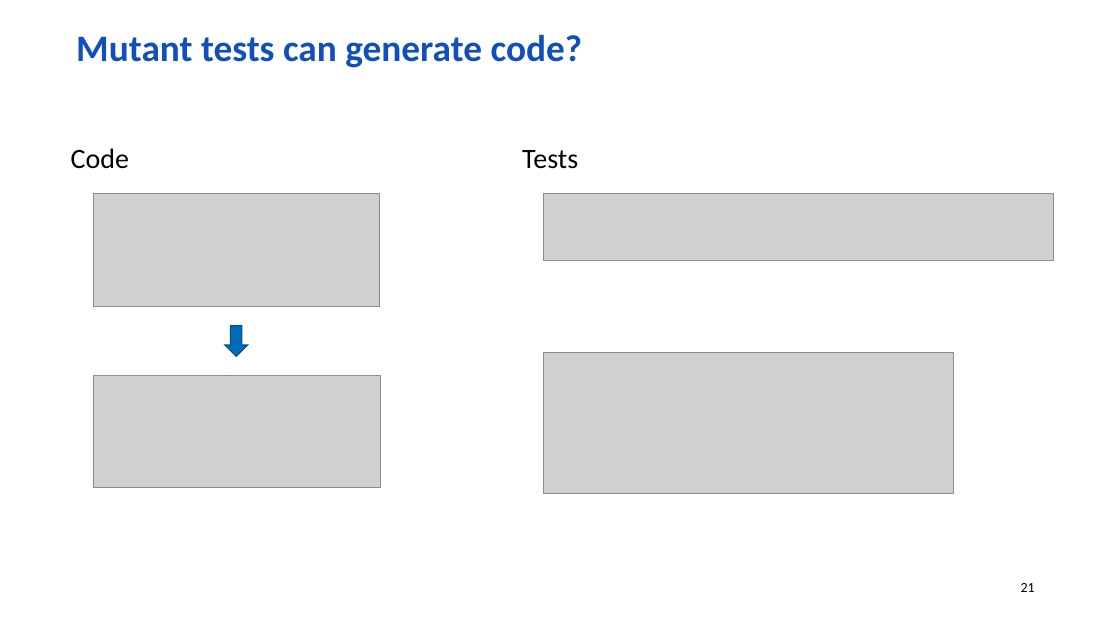
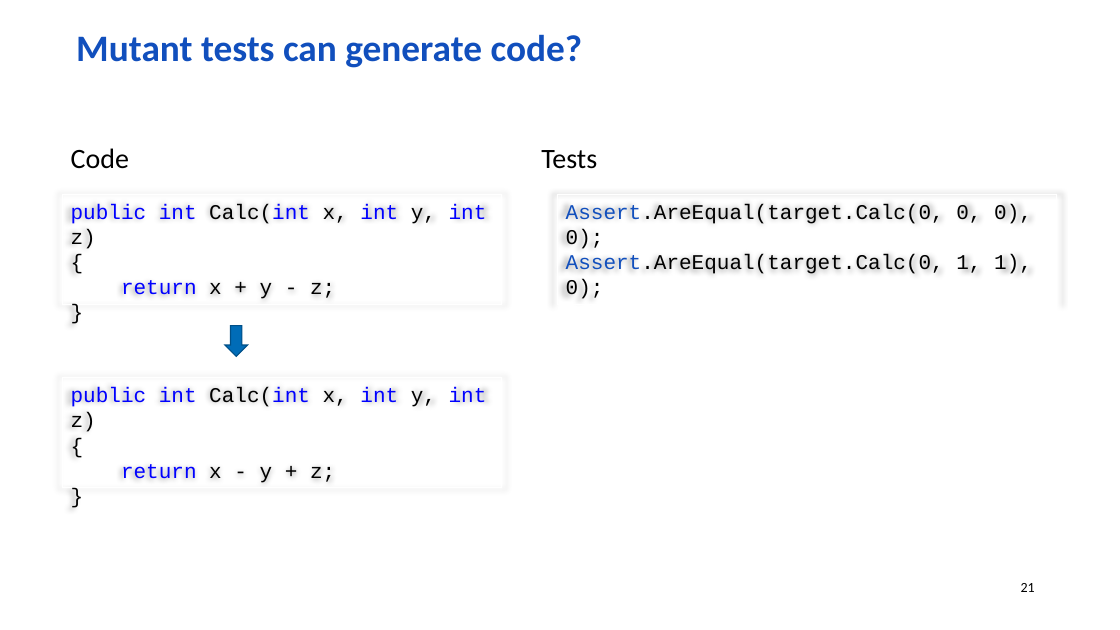
Before and after one commit to wolf-off/Stryker-demo, a slide deck: slide 21 of Mutation net.pptx. Drawn at 1120x630 pixels with LibreOffice and Linux fonts; fonts in the diff are those of the drawing; grey boxes stand for pictures; background and template pictures are left out. Boxes give left, top, right and bottom in pixels: in the first picture for what was removed or moved away, otherwise in the second. Text is boxed around its words. In the diff, an @@ line names an element or a change of style, - is before the commit and + after.

```diff
--- a/Mutation net.pptx
+++ b/Mutation net.pptx
@@ text "Tests": place and size @@
-text "Tests" at (522,150,578,169)
+text "Tests" at (541,150,597,169)
@@ rectangle added at (62,194,501,304), outline #FFFFFF 0.75 pt, 18 pt, text #0000FF @@
+public int Calc(int x, int y, int z)
+{
+return x + y - z;
+}
@@ picture removed at (93,194,380,308) @@
@@ picture removed at (544,194,1054,260) @@
@@ rectangle added at (558,194,1057,304), outline #FFFFFF 0.75 pt, 18 pt, text #000000 @@
+Assert.AreEqual(target.Calc(0, 0, 0), 0);
+Assert.AreEqual(target.Calc(0, 1, 1), 0);
@@ picture removed at (544,352,954,493) @@
@@ rectangle added at (62,378,501,488), outline #FFFFFF 0.75 pt, 18 pt, text #0000FF @@
+public int Calc(int x, int y, int z)
+{
+return x - y + z;
+}
@@ picture removed at (93,375,381,487) @@
```
Also in this commit, not shown: 5 other slides changed.
